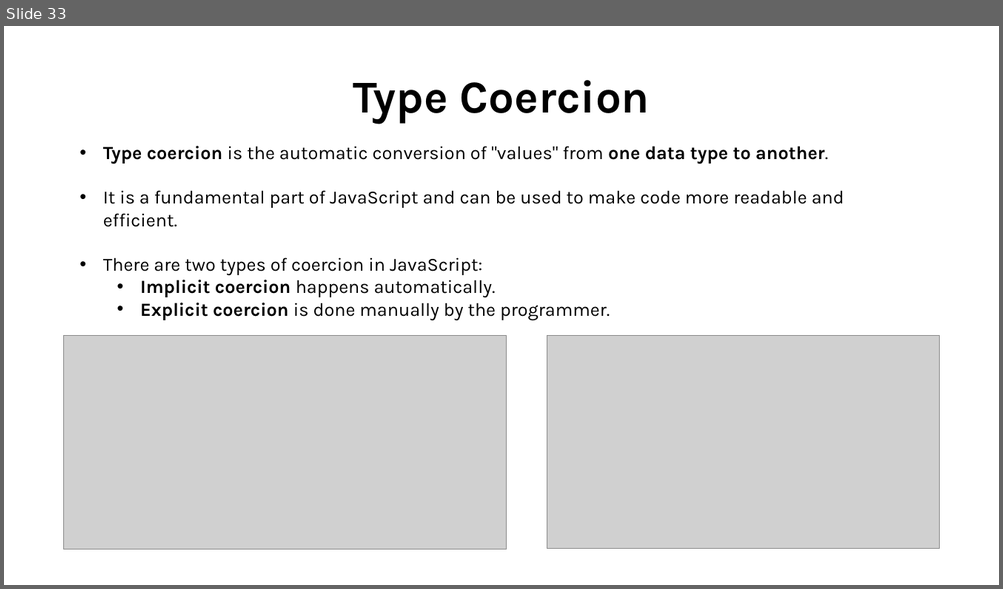
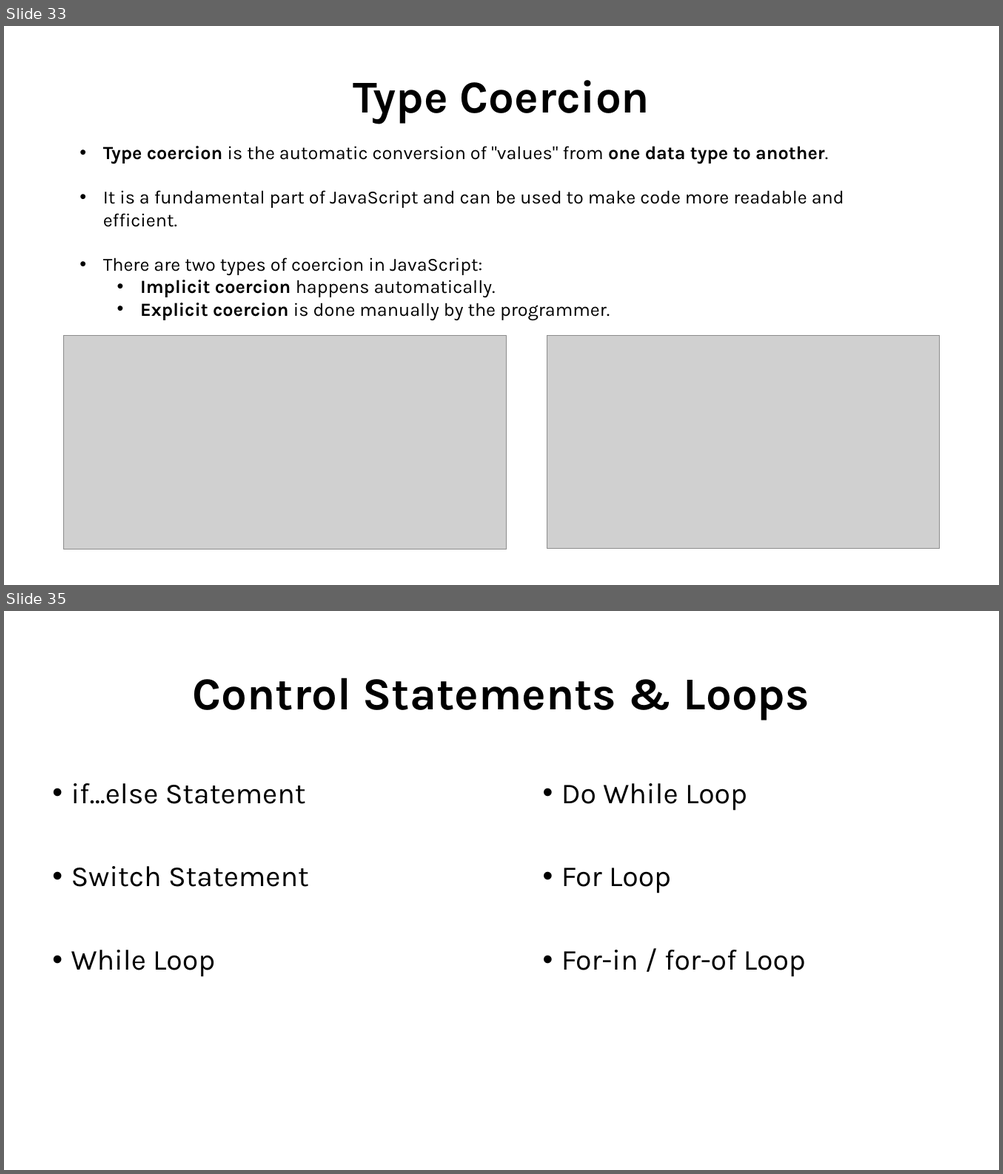
Before and after one commit to shubham-singh-12/Notes, a slide deck: JavaScript Course.pptx. Shown one above the other, each under a label of ours: slide 33 before the commit, slides 33 and 35 after it; the slides between them are not shown. The pictures are 1003x589 and 1003x1174 pixels, drawn with LibreOffice and Linux fonts; fonts in the diff are those of the drawing; grey boxes stand for pictures. Boxes give left, top, right and bottom in pixels: in the first picture for what was removed or moved away, otherwise in the second. Text is boxed around its words. In the diff, an @@ line names an element or a change of style, - is before the commit and + after.

```diff
--- a/JavaScript Course.pptx
+++ b/JavaScript Course.pptx
@@ slide 35 added at (x1=4, y1=611, x2=999, y2=1170), background #FFFFFF @@
@@ title added at (x1=193, y1=678, x2=809, y2=721), 44 pt, text #000000, bold @@
+Control Statements & Loops
@@ text added at (x1=71, y1=783, x2=309, y2=977), 28 pt, text #000000 @@
+• if…else Statement
+• Switch Statement
+• While Loop
@@ text added at (x1=561, y1=783, x2=805, y2=977), 28 pt, text #000000 @@
+• Do While Loop
+• For Loop
+• For-in / for-of Loop
```
Also in this commit, not shown: 27 other slides added, 17 other files.
